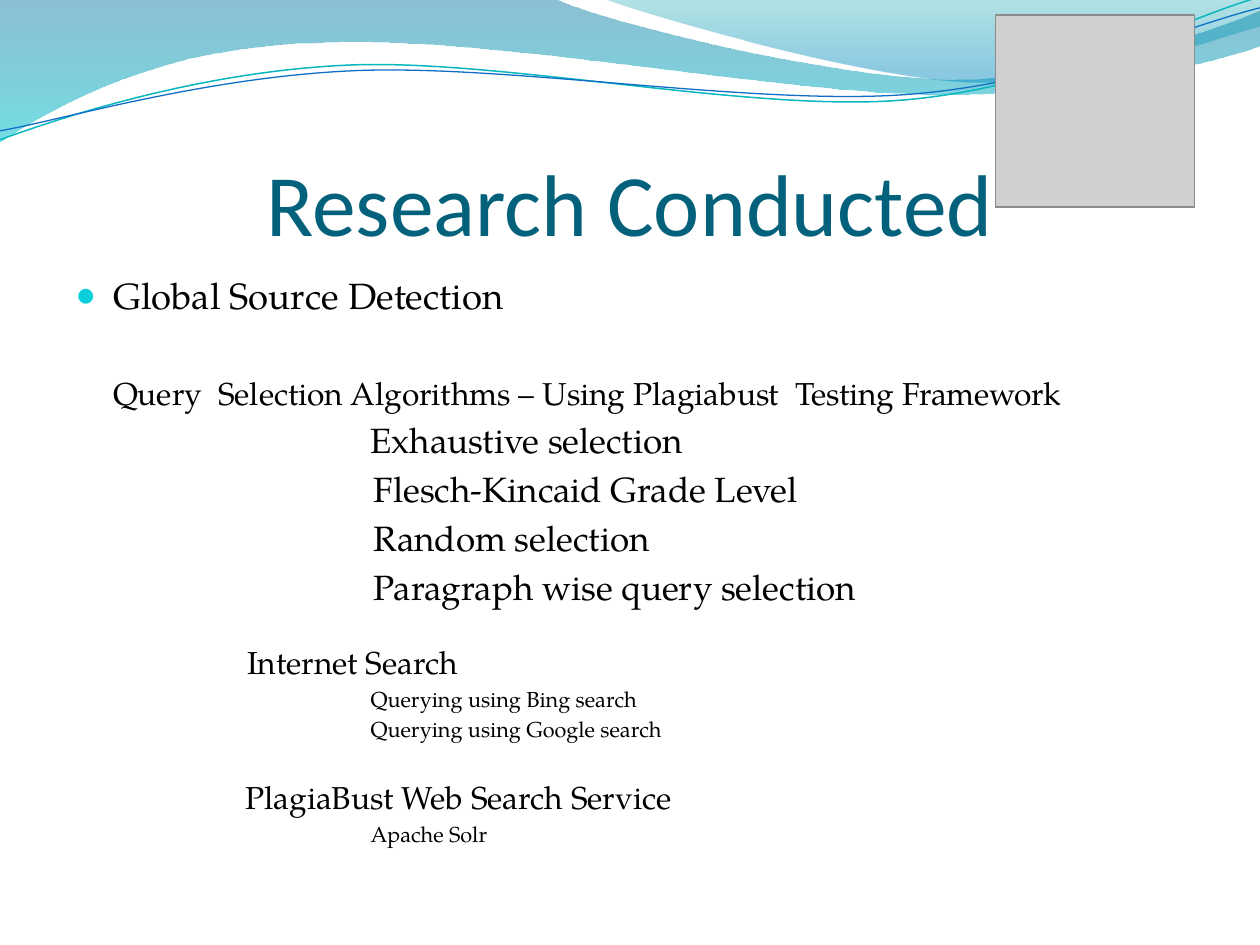
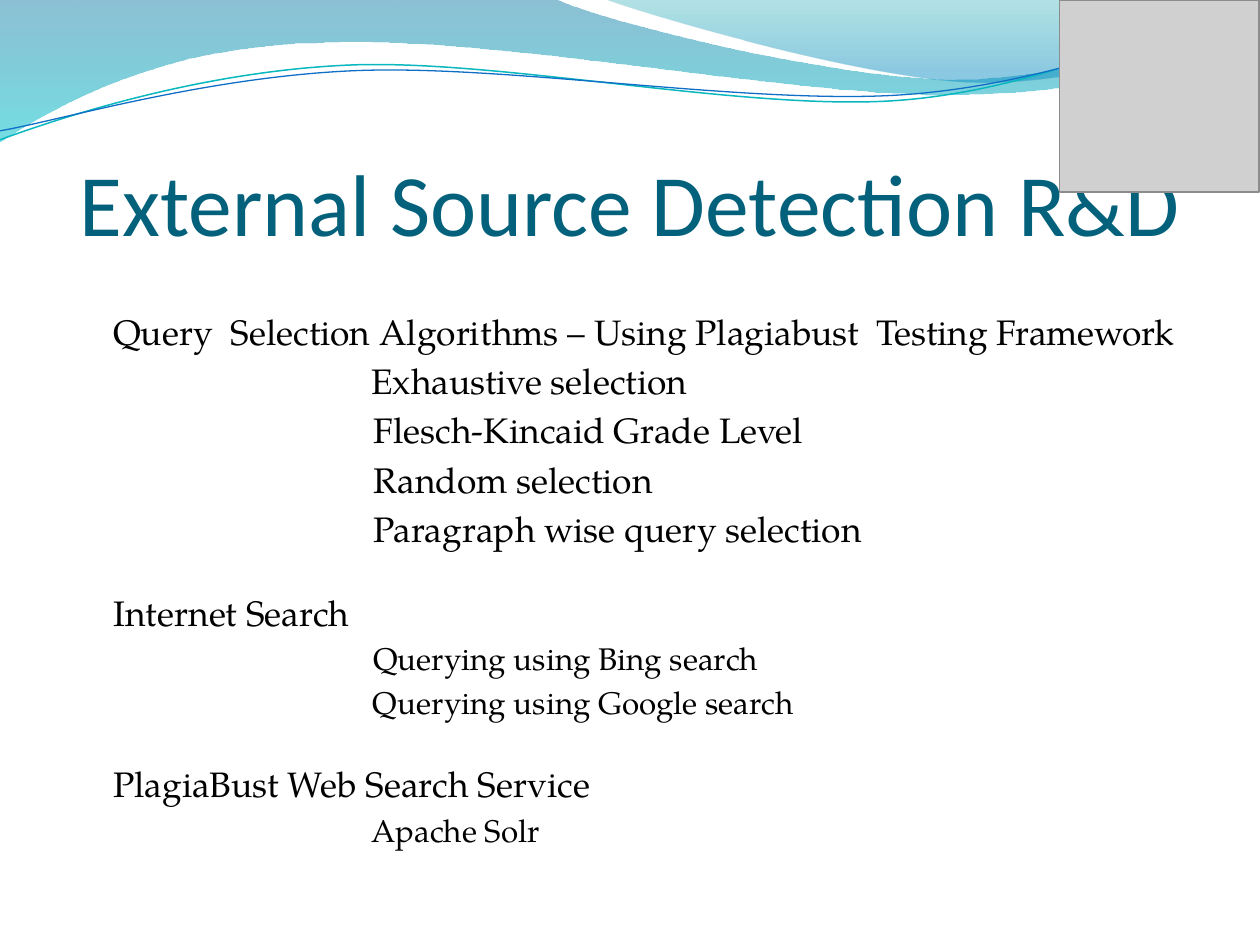
Before and after one commit to rohan501206/project-plagiabust, a slide deck: slide 12 of project docs/Final Presentation.pptx (slide 8 before the commit). Drawn at 1260x945 pixels with LibreOffice and Linux fonts; fonts in the diff are those of the drawing; grey boxes stand for pictures; background and template pictures are left out. Boxes give left, top, right and bottom in pixels: in the first picture for what was removed or moved away, otherwise in the second. Text is boxed around its words. In the diff, an @@ line names an element or a change of style, - is before the commit and + after.

```diff
--- a/project docs/Final Presentation.pptx
+++ b/project docs/Final Presentation.pptx
@@ picture moved from (x1=995, y1=15, x2=1194, y2=207) to (x1=1060, y1=0, x2=1259, y2=192) @@
@@ title at (x1=79, y1=164, x2=1179, y2=237): text changed @@
-Research Conducted
+External Source Detection R&D
@@ text "Query Selection Algorithms – Using ..." at (x1=113, y1=319, x2=1175, y2=851): size 18.1 to 20.1 pt in "Query Selection Algorithms – Using Plagiabust Testing ...", "Internet Search", "PlagiaBust Web Search Service"; size 19.9 to 20.1 pt in "Exhaustive selection", "Flesch-Kincaid Grade Level", "Random selection", "Paragraph wise query selection"; size 12.3 to 17.9 pt in "Querying using Bing search", "Querying using Google search", "Apache Solr"; more space between paragraphs @@
@@ text at (x1=113, y1=282, x2=503, y2=310): paragraph removed @@
-● Global Source Detection
```
Also in this commit, not shown: 17 other slides changed, 8 slides added, 1 slide removed.
